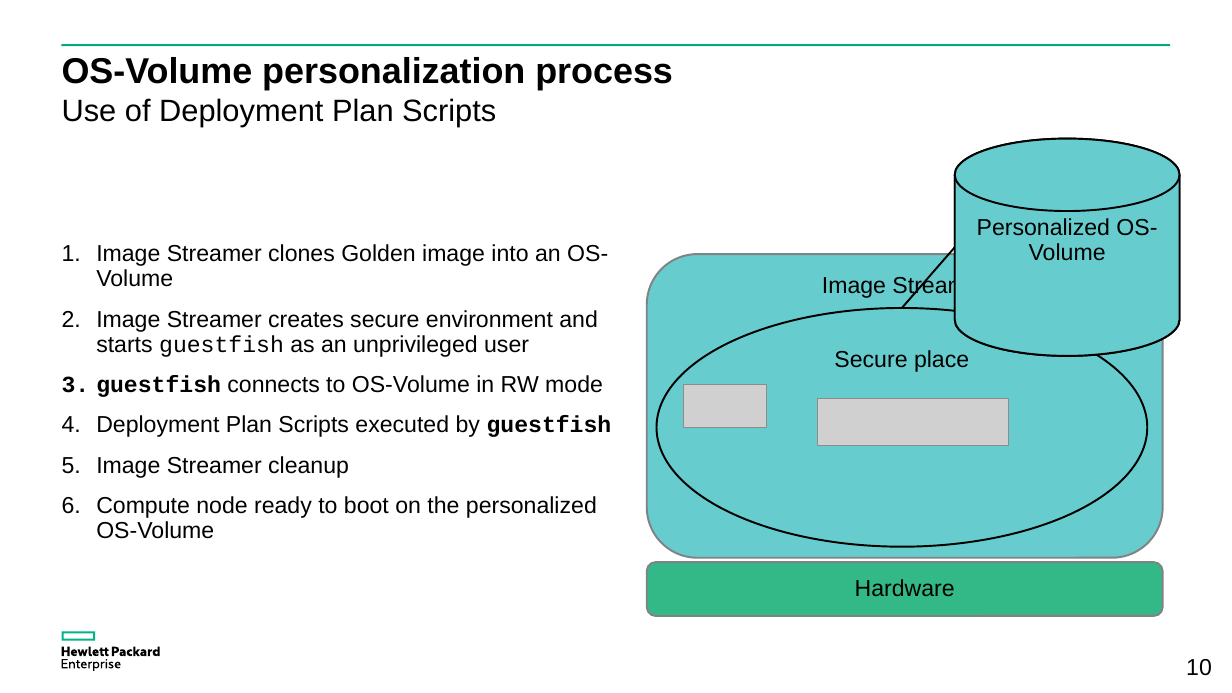
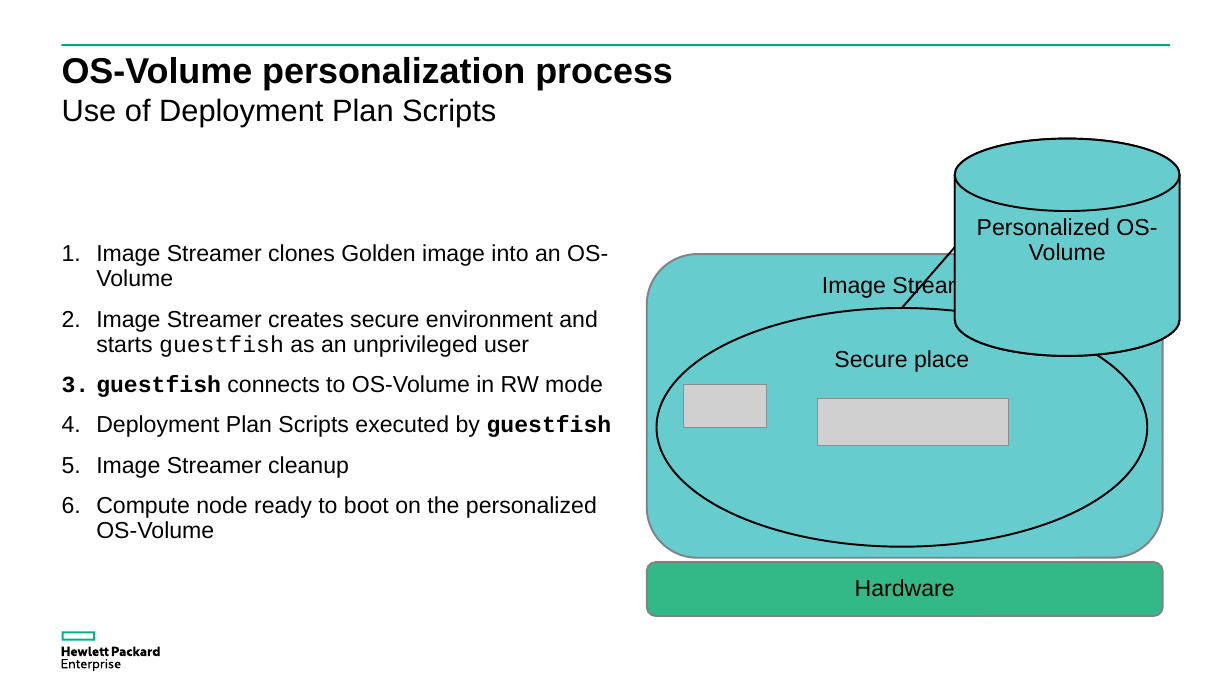
Before and after one commit to donzef/image-streamer-linux, a slide deck: slide 11 of docs/Guestfish-and-ImageStreamer.ppsx (slide 10 before the commit). Drawn at 1232x693 pixels with LibreOffice and Linux fonts; fonts in the diff are those of the drawing; grey boxes stand for pictures. Boxes give left, top, right and bottom in pixels: in the first picture for what was removed or moved away, otherwise in the second. Text is boxed around its words. In the diff, an @@ line names an element or a change of style, - is before the commit and + after.

```diff
--- a/docs/Guestfish-and-ImageStreamer.ppsx
+++ b/docs/Guestfish-and-ImageStreamer.ppsx
@@ page number removed at box(1186, 659, 1212, 676) @@
-10
```
Also in this commit, not shown: 14 other slides changed, 2 slides added, 1 slide removed, 2 other files.
